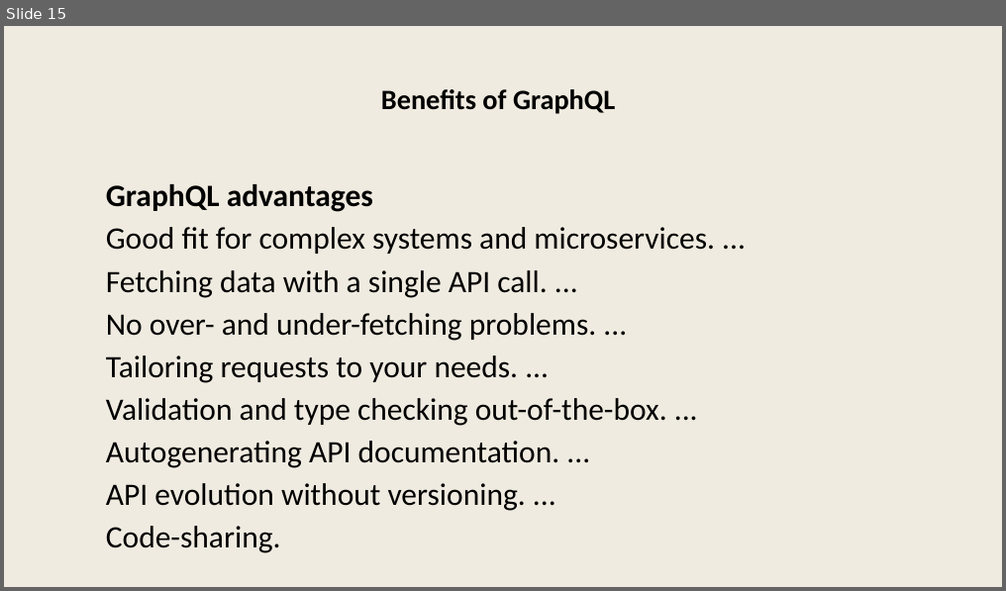
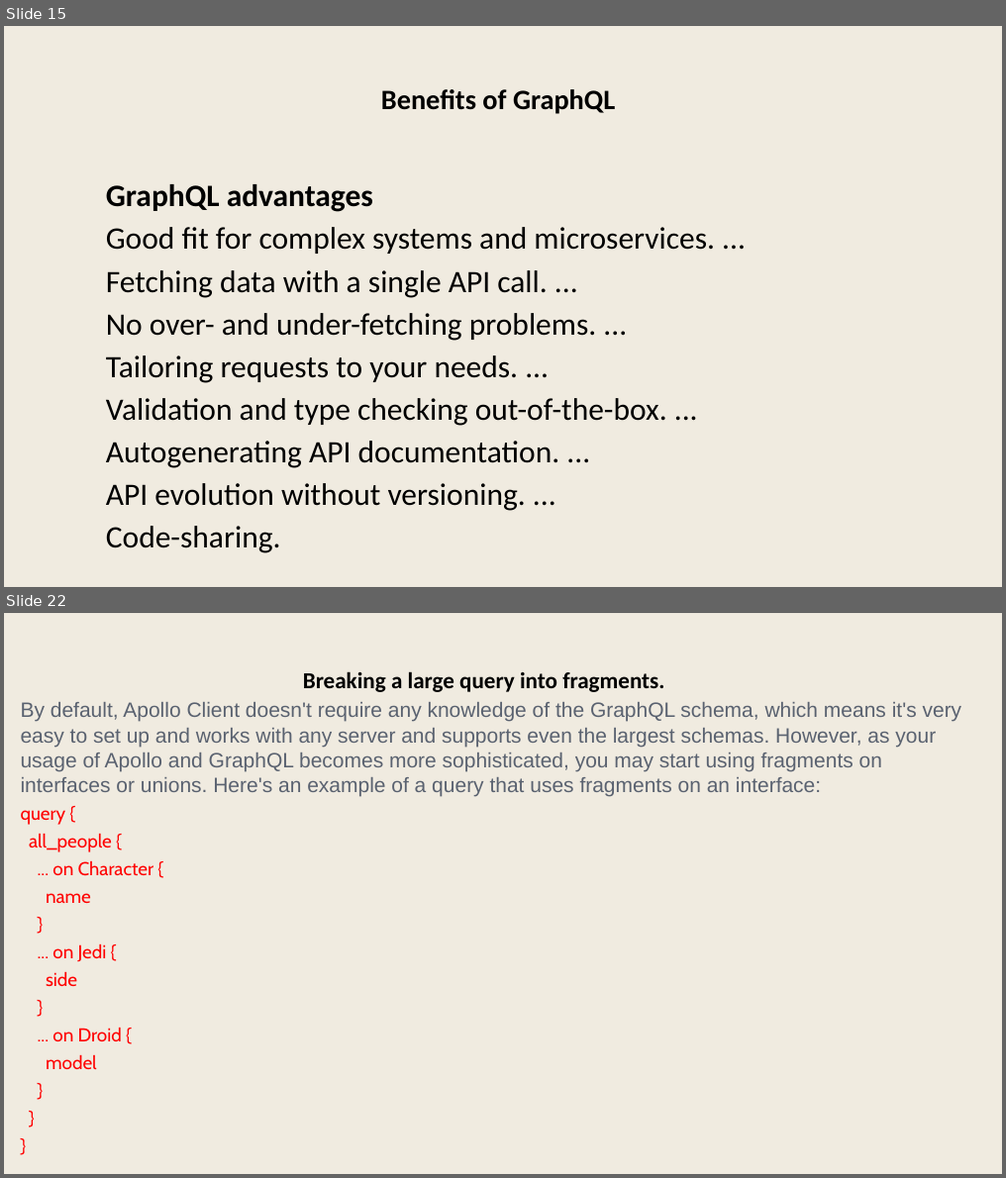
Before and after one commit to dameeta/graphql, a slide deck: graphql.pptx. Shown one above the other, each under a label of ours: slide 15 before the commit, slides 15 and 22 after it; the slides between them are not shown. The pictures are 1006x591 and 1006x1178 pixels, drawn with LibreOffice and Linux fonts; fonts in the diff are those of the drawing. Boxes give left, top, right and bottom in pixels: in the first picture for what was removed or moved away, otherwise in the second. Text is boxed around its words. In the diff, an @@ line names an element or a change of style, - is before the commit and + after.

```diff
--- a/graphql.pptx
+++ b/graphql.pptx
@@ slide 22 added at [4,613,1002,1174], background #F0EBE0 @@
@@ text added at [303,671,664,692], 44 pt, text #000000, bold @@
+Breaking a large query into fragments.
@@ text added at [21,702,962,1069], 40 pt, text #5A6270 @@
+By default, Apollo Client doesn't require any knowledge of the GraphQL schema, which means it's very easy to set up and works with any server and supports even the largest schemas. However, as your usage of Apollo and GraphQL becomes more sophisticated, you may start using fragments on interfaces or unions. Here's an example of a query that uses fragments on an interface:
+query {
+all_people {
+... on Character {
+name
+}
+... on Jedi {
+side
+}
+... on Droid {
+model
+}
+}
+}
```
Also in this commit, not shown: 2 slides changed, 38 other slides added, 1 other file.
